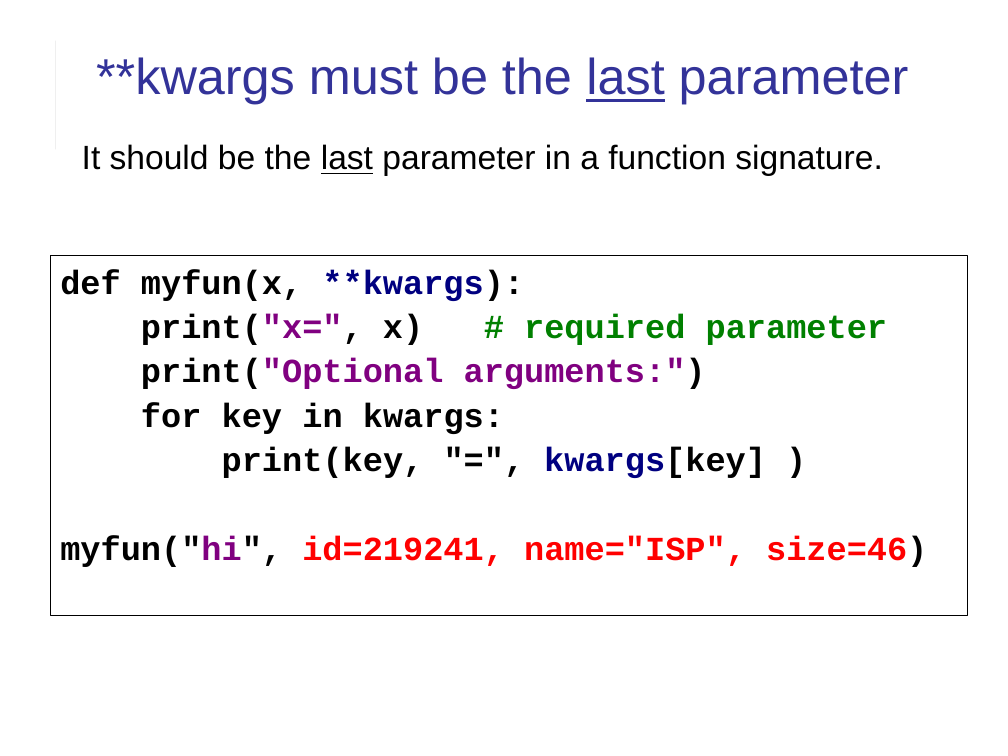
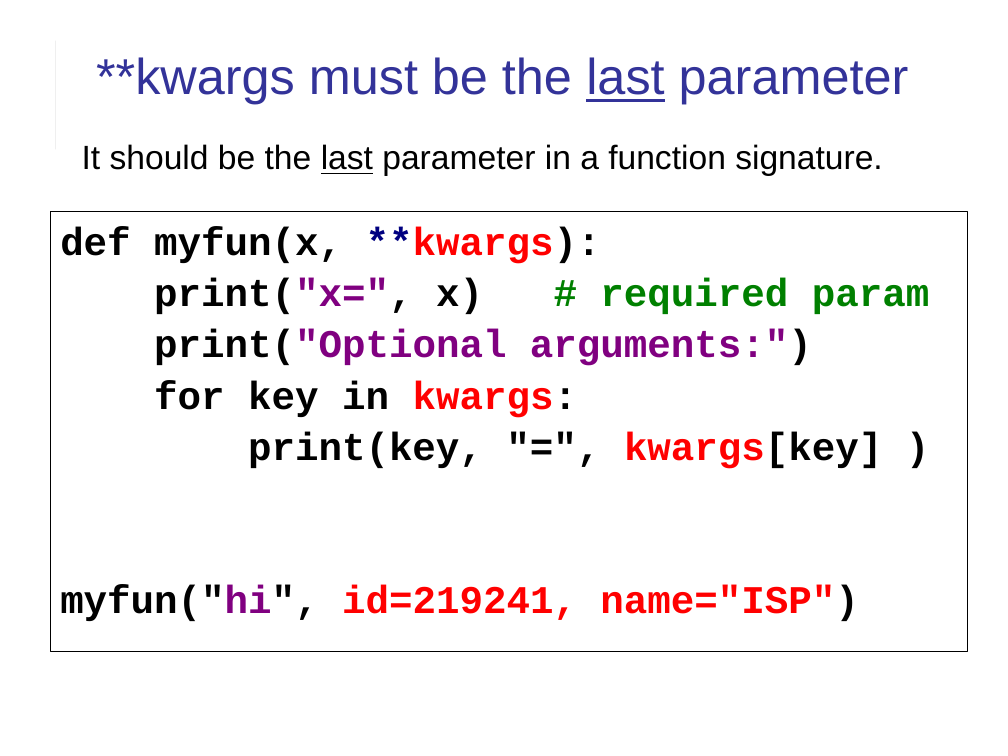
Before and after one commit to cpske/ISP, a slide deck: slide 4 of django/Django-review-1.pptx. Drawn at 1008x756 pixels with LibreOffice and Linux fonts; fonts in the diff are those of the drawing. Boxes give left, top, right and bottom in pixels: in the first picture for what was removed or moved away, otherwise in the second. Text is boxed around its words. In the diff, an @@ line names an element or a change of style, - is before the commit and + after.

```diff
--- a/django/Django-review-1.pptx
+++ b/django/Django-review-1.pptx
@@ freeform shape "def myfun(x, **kwargs):": place and size @@
-freeform shape "def myfun(x, **kwargs):" at (50, 255, 968, 615)
+freeform shape "def myfun(x, **kwargs):" at (50, 212, 968, 652)
@@ text in freeform shape at (60, 227, 882, 469): size 24 to 28 pt in "def myfun(x, **kwargs):", "print("Optional arguments:")", "for key in kwargs:", "print(key, "=", kwargs[key] )"; text colour #000080 to #FF0000 in "**kwargs):", "kwargs[key]"; text colour #000000 to #FF0000 in "kwargs:" @@
@@ text in freeform shape at (154, 278, 929, 314): text changed; size 24 to 28 pt @@
-print("x=", x) # required parameter
+print("x=", x) # required param
@@ text in freeform shape at (60, 585, 859, 621): text changed; size 24 to 28 pt @@
-myfun("hi", id=219241, name="ISP", size=46)
+myfun("hi", id=219241, name="ISP")
```
Also in this commit, not shown: 14 other slides changed, 5 slides added, 2 slides removed, 2 other files.
